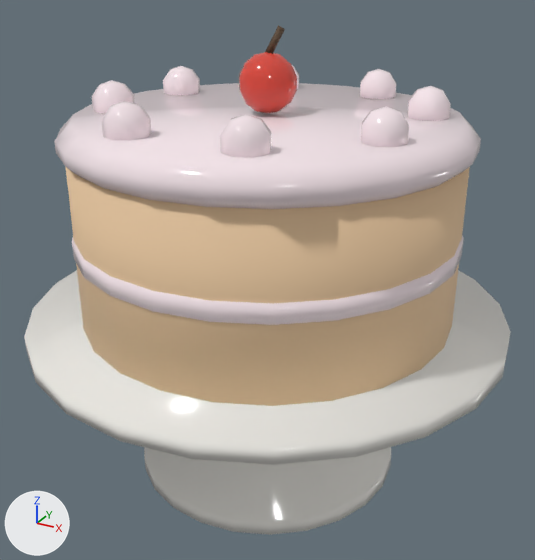
One commit to the glTF model web/public/assets/models/tabletop/cakeStand.glb: the scene before it, then after it.
Both versions are drawn from a 50 mm lens placed at (0.194, -0.353, 0.296), pointed at (0.002, -0.004, 0.122). The axes (+X, +Y, +Z) are drawn at lower left. The lights are the same throughout. The picture after the commit comes second. Vertices at exactly the same position are counted once.

The first picture shows 'cakeStand'.
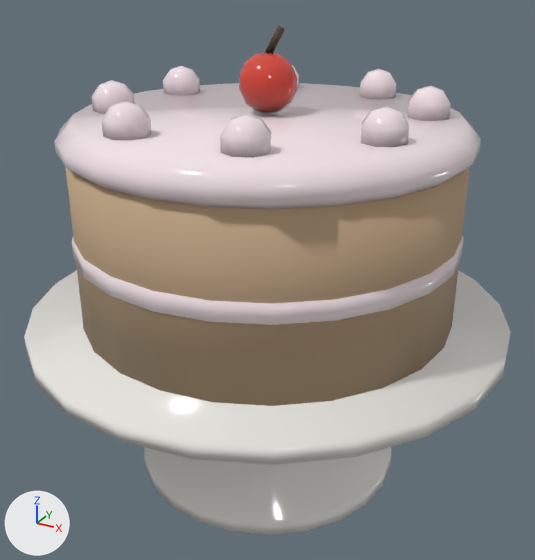
Pixel boxes [x1, y1, x2, y2] of what changed, in the pictures (535 x 560 px):
'cakeStand', recoloured (beige to brown)
    both: [65, 36, 470, 409]

The change, as a list of edits to the scene's bpy script:
```text
Change mat_cake_stand:
    where n0 = _N.new('ShaderNodeBsdfPrincipled'); n0.name = 'Principled BSDF'
    remove n0.inputs[0].default_value = (0.888, 0.871, 0.823, 1.0)  # 'Base Color', white #f2f0ea
    add n2 = _N.new('ShaderNodeMix'); n2.name = 'Mix'
    add n2.data_type = 'RGBA'
    add n2.blend_type = 'MULTIPLY'
    add n2.inputs[0].default_value = 1.0  # 'Factor'
    add n2.inputs[7].default_value = (0.888, 0.871, 0.823, 1.0)  # 'B', white #f2f0ea
    add n3 = _N.new('ShaderNodeVertexColor'); n3.name = 'Color Attribute'
    add _L.new(n2.outputs[2], n0.inputs[0])  # 'Result' to 'Base Color'
    add _L.new(n3.outputs[0], n2.inputs[6])  # 'Color' to 'A'
Change mat_sponge:
    where n0 = _N.new('ShaderNodeBsdfPrincipled'); n0.name = 'Principled BSDF'
    remove n0.inputs[0].default_value = (0.815, 0.578, 0.352, 1.0)  # 'Base Color', beige #e9c8a0
    add n2 = _N.new('ShaderNodeMix'); n2.name = 'Mix'
    add n2.data_type = 'RGBA'
    add n2.blend_type = 'MULTIPLY'
    add n2.inputs[0].default_value = 1.0  # 'Factor'
    add n2.inputs[7].default_value = (0.815, 0.578, 0.352, 1.0)  # 'B', beige #e9c8a0
    add n3 = _N.new('ShaderNodeVertexColor'); n3.name = 'Color Attribute'
    add _L.new(n2.outputs[2], n0.inputs[0])  # 'Result' to 'Base Color'
    add _L.new(n3.outputs[0], n2.inputs[6])  # 'Color' to 'A'
Change mat_icing:
    where n0 = _N.new('ShaderNodeBsdfPrincipled'); n0.name = 'Principled BSDF'
    remove n0.inputs[0].default_value = (0.93, 0.799, 0.839, 1.0)  # 'Base Color', white #f7e7ec
    add n2 = _N.new('ShaderNodeMix'); n2.name = 'Mix'
    add n2.data_type = 'RGBA'
    add n2.blend_type = 'MULTIPLY'
    add n2.inputs[0].default_value = 1.0  # 'Factor'
    add n2.inputs[7].default_value = (0.93, 0.799, 0.839, 1.0)  # 'B', white #f7e7ec
    add n3 = _N.new('ShaderNodeVertexColor'); n3.name = 'Color Attribute'
    add _L.new(n2.outputs[2], n0.inputs[0])  # 'Result' to 'Base Color'
    add _L.new(n3.outputs[0], n2.inputs[6])  # 'Color' to 'A'
Change mat_red:
    where n0 = _N.new('ShaderNodeBsdfPrincipled'); n0.name = 'Principled BSDF'
    remove n0.inputs[0].default_value = (0.694, 0.0648, 0.0437, 1.0)  # 'Base Color', red #d9483b
    add n2 = _N.new('ShaderNodeMix'); n2.name = 'Mix'
    add n2.data_type = 'RGBA'
    add n2.blend_type = 'MULTIPLY'
    add n2.inputs[0].default_value = 1.0  # 'Factor'
    add n2.inputs[7].default_value = (0.694, 0.0648, 0.0437, 1.0)  # 'B', red #d9483b
    add n3 = _N.new('ShaderNodeVertexColor'); n3.name = 'Color Attribute'
    add _L.new(n2.outputs[2], n0.inputs[0])  # 'Result' to 'Base Color'
    add _L.new(n3.outputs[0], n2.inputs[6])  # 'Color' to 'A'
Change mat_stalk:
    where n0 = _N.new('ShaderNodeBsdfPrincipled'); n0.name = 'Principled BSDF'
    remove n0.inputs[0].default_value = (0.102, 0.0612, 0.0319, 1.0)  # 'Base Color', brown #5a4632
    add n2 = _N.new('ShaderNodeMix'); n2.name = 'Mix'
    add n2.data_type = 'RGBA'
    add n2.blend_type = 'MULTIPLY'
    add n2.inputs[0].default_value = 1.0  # 'Factor'
    add n2.inputs[7].default_value = (0.102, 0.0612, 0.0319, 1.0)  # 'B', brown #5a4632
    add n3 = _N.new('ShaderNodeVertexColor'); n3.name = 'Color Attribute'
    add _L.new(n2.outputs[2], n0.inputs[0])  # 'Result' to 'Base Color'
    add _L.new(n3.outputs[0], n2.inputs[6])  # 'Color' to 'A'
Change me_cakestand:
    where me_cakestand.from_pydata(...)  # 680 vertices, 1304 faces; spans x -0.14..0.14, y -0.14..0.14, z 0.0..0.263
    used by ob_cakestand; location = (0.0, 0.0, 0.0)
    me_cakestand part 1: vertex colours changed
```
